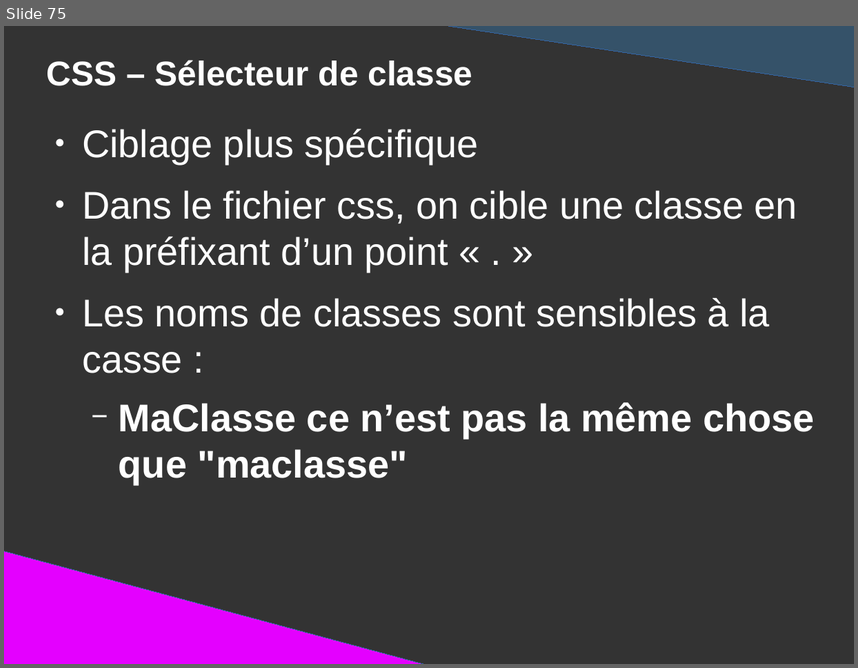
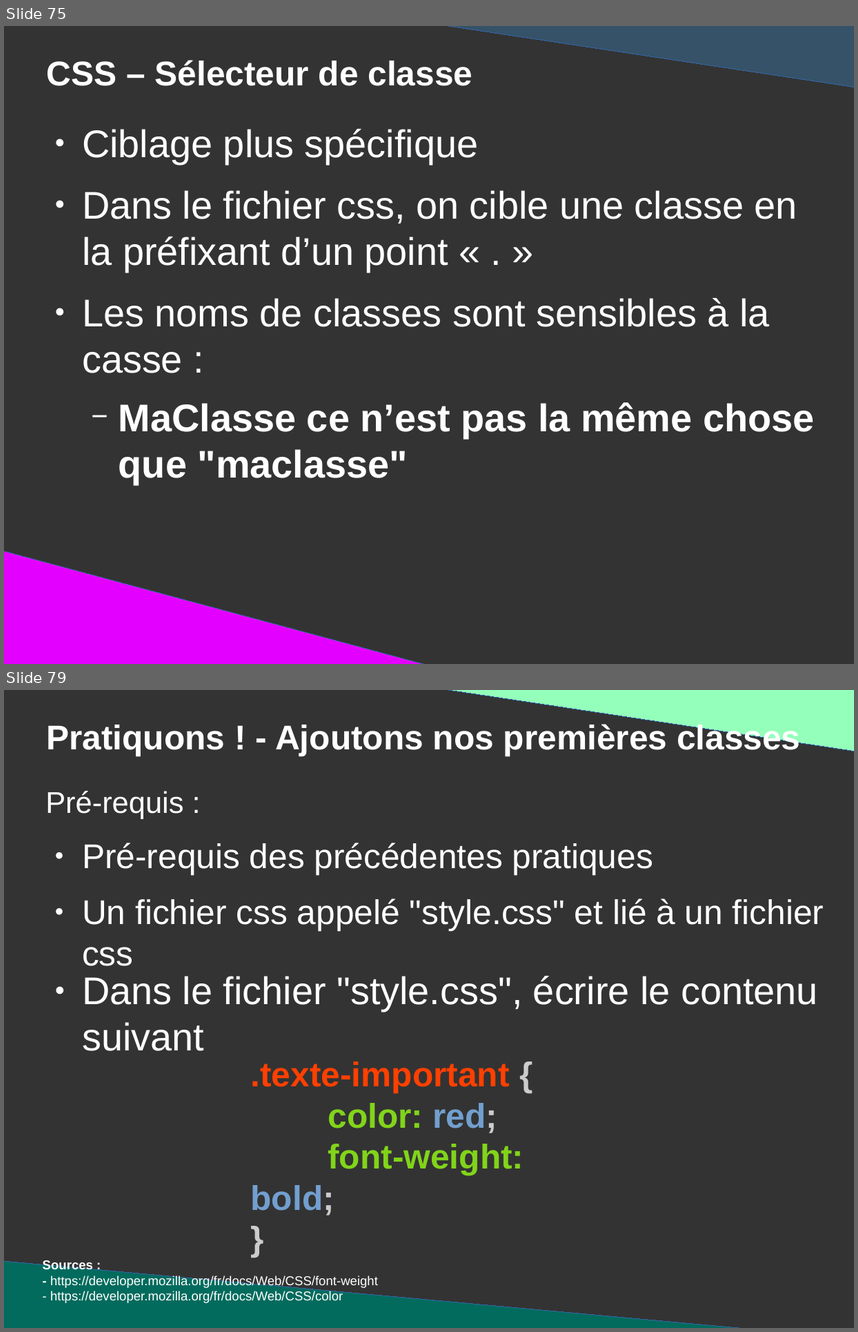
Before and after one commit to DanYellow/presentations, a slide deck: mmi/html/travaux-pratiques/numero-1/presentation.odp. Shown one above the other, each under a label of ours: slide 75 before the commit, slides 75 and 79 after it; the slides between them are not shown. The pictures are 858x668 and 858x1332 pixels, drawn with LibreOffice and Linux fonts; fonts in the diff are those of the drawing. Boxes give left, top, right and bottom in pixels: in the first picture for what was removed or moved away, otherwise in the second. Text is boxed around its words. In the diff, an @@ line names an element or a change of style, - is before the commit and + after.

```diff
--- a/mmi/html/travaux-pratiques/numero-1/presentation.odp
+++ b/mmi/html/travaux-pratiques/numero-1/presentation.odp
@@ slide 79 added at (4,690,854,1328), background #333333 @@
@@ right triangle added at (418,690,854,751), fill #94FFBA, outline #3465A4 0 pt @@
@@ title added at (46,722,800,756), 32 pt, text #FFFFFF, bold @@
+Pratiquons ! - Ajoutons nos premières classes
@@ text added at (45,791,824,966), 32 pt, text #FFFFFF @@
+Pré-requis :
+● Pré-requis des précédentes pratiques
+● Un fichier css appelé "style.css" et lié à un fichier css
@@ text added at (82,976,818,1051), 36 pt, text #FFFFFF @@
+● Dans le fichier "style.css", écrire le contenu suivant
@@ text added at (251,1061,524,1215), 32 pt, text #81D41A, bold @@
+.texte-important {
+color: red;
+font-weight: bold;
+}
@@ right triangle added at (4,1261,799,1328), fill #026B5D, outline #3465A4 0 pt @@
@@ text added at (43,1259,378,1303), 12 pt, text #FFFFFF @@
+Sources :
+- https://developer.mozilla.org/fr/docs/Web/CSS/font-weight
+- https://developer.mozilla.org/fr/docs/Web/CSS/color
```
Also in this commit, not shown: 7 slides changed, 11 other slides added, 2 slides removed, 4 other files.
